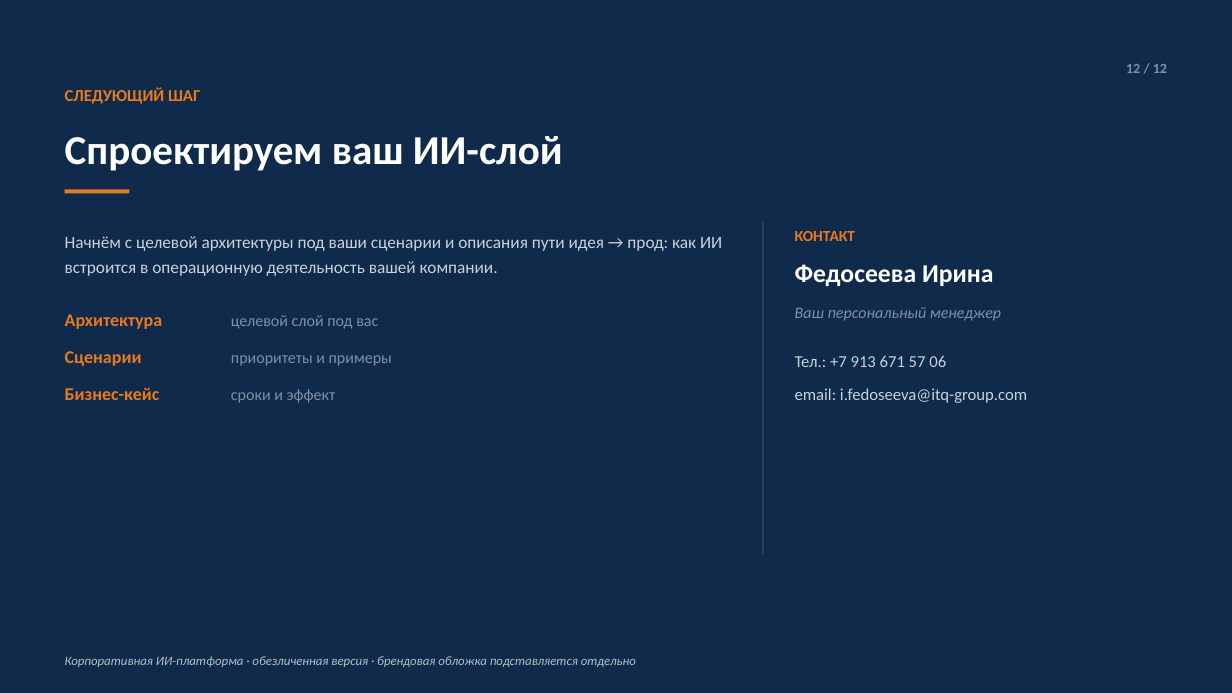
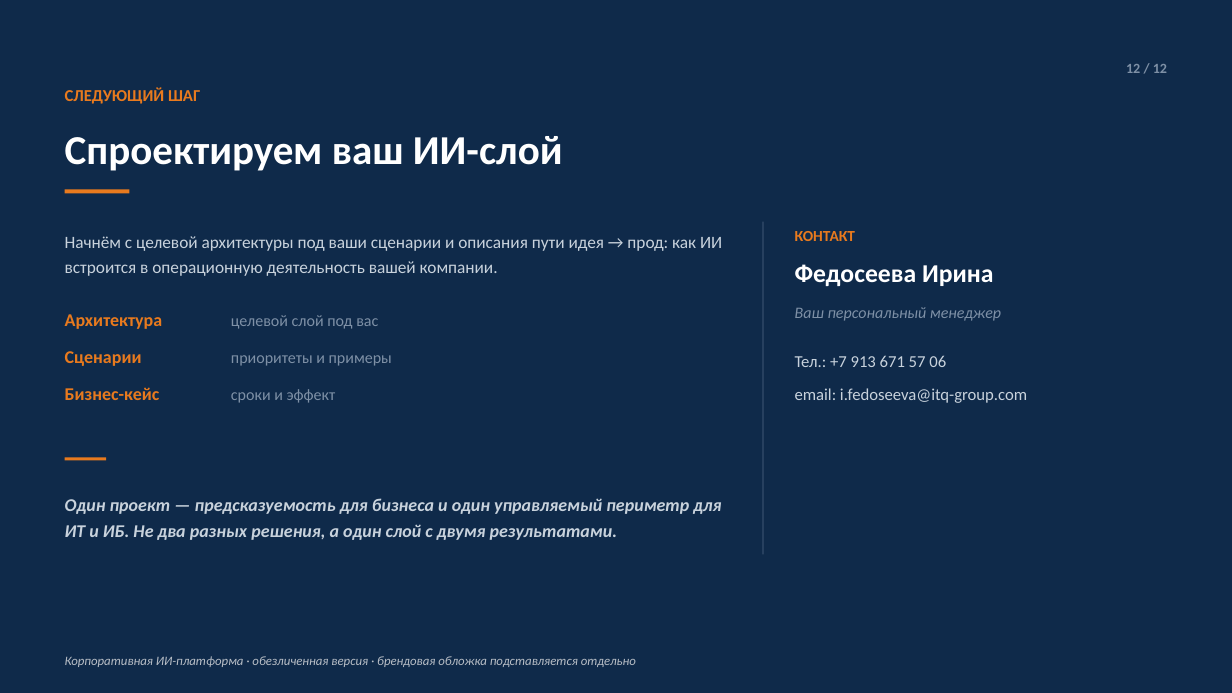
Before and after one commit to vladilslavandrosov-prog/job-RAG, a slide deck: slide 12 of docs/sales-enablement/presentation/korporativny-ai-sloy-prezentatsiya-tza-style.pptx. Drawn at 1232x693 pixels with LibreOffice and Linux fonts; fonts in the diff are those of the drawing. Boxes give left, top, right and bottom in pixels: in the first picture for what was removed or moved away, otherwise in the second. Text is boxed around its words. In the diff, an @@ line names an element or a change of style, - is before the commit and + after.

```diff
--- a/docs/sales-enablement/presentation/korporativny-ai-sloy-prezentatsiya-tza-style.pptx
+++ b/docs/sales-enablement/presentation/korporativny-ai-sloy-prezentatsiya-tza-style.pptx
@@ rectangle added at (x1=65, y1=457, x2=106, y2=460), fill #E87A1E @@
@@ text added at (x1=65, y1=498, x2=721, y2=540), 14 pt, text #C8D2DC, bold, italic @@
+Один проект — предсказуемость для бизнеса и один управляемый периметр для ИТ и ИБ. Не два разных решения, а один слой с двумя результатами.
```
Also in this commit, not shown: 4 other slides changed, 6 other files.
